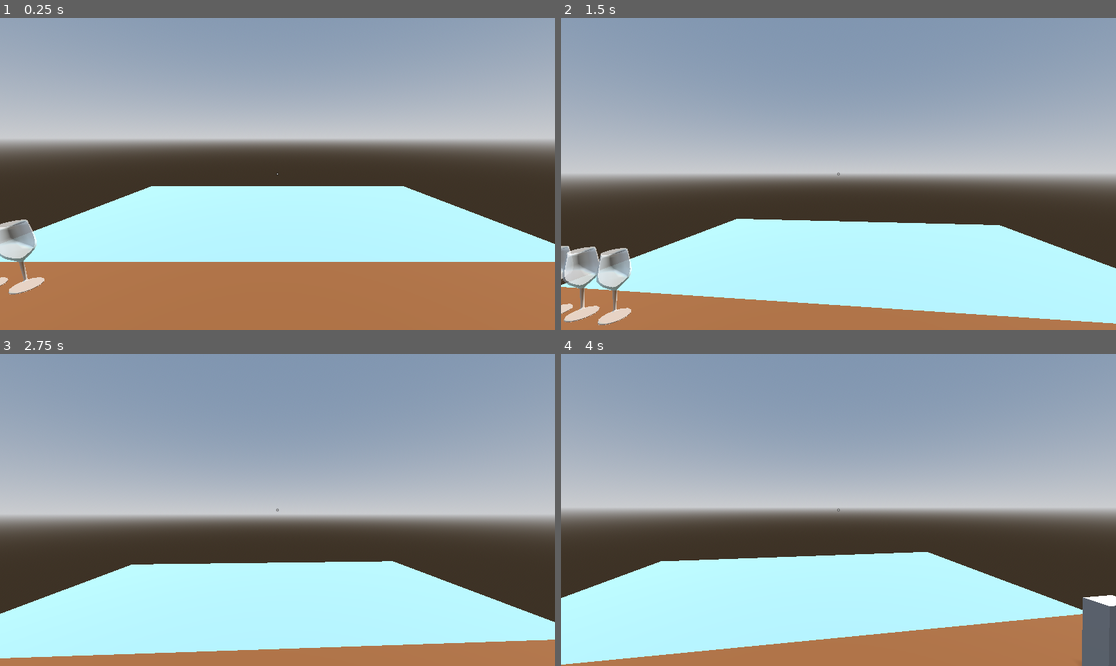
Above: before the commit, frames 1-4 (two rows, left to right).
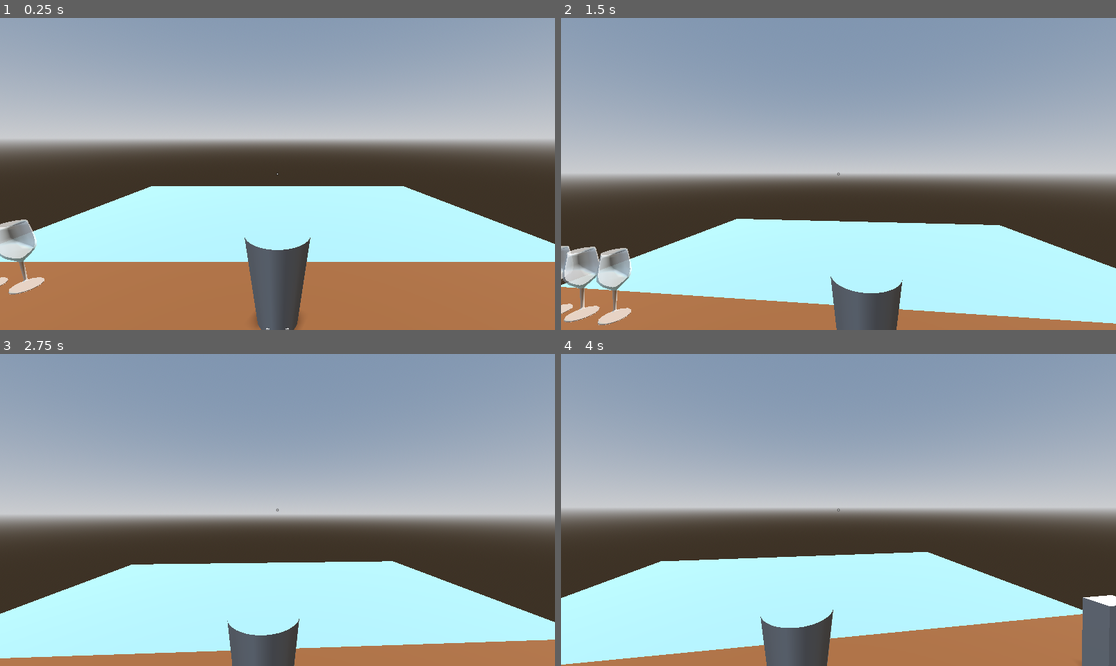
Above: after the commit, the same moments.

Repository: MimiM03/the-crumbling-bar
Game: Godot game, scene res://scenes/game.tscn
The game is run twice, just before and just after one commit, with the same random seed, the same clock (stepped at 60 frames per second) and the same inputs.
Inputs (mouse positions are in pixels of both pictures, inside the frame that each line leads up to):
- Up to frame 1 (0.25 s): no input
- Up to frame 2 (1.5 s): tap Enter at 0.5 s; move the mouse to (866, 174) at 0.52 s; press the mouse at (866, 174) at 0.53 s; hold E (pour_right) 0.53-1.28 s; tap Space at 1.25 s; move the mouse to (810, 174) at 1.27 s; release the mouse at (810, 174) at 1.28 s; hold Q (pour_left) from 1.28 s (still down); click (810, 174) at 1.35 s
- Up to frame 3 (2.75 s): tap Enter at 2 s; move the mouse to (288, 503) at 2.02 s; release Q (pour_left) at 2.03 s; press the mouse at (288, 503) at 2.03 s; hold E (pour_right) from 2.03 s (still down)
- Up to frame 4 (4 s): tap Space at 2.75 s; move the mouse to (832, 516) at 2.77 s; release the mouse at (832, 516) at 2.78 s; click (832, 516) at 2.85 s; tap Enter at 3.5 s; move the mouse to (877, 513) at 3.52 s; release E (pour_right) at 3.53 s; press the mouse at (877, 513) at 3.53 s; hold Q (pour_left) from 3.53 s (still down)

The runs differ from the first frame. In frame 1, 2.4% of the frame differs, in the area x 44-56%, y 70-100%; in frame 2, 1.5%; in frame 3, 1.3%; in frame 4, 1.6%.

Commit message:
add holding a second object functionality

Diff:
--- a/project.godot
+++ b/project.godot
@@ -21,6 +21,7 @@
 vodka=""
 tequila=""
 pickables=""
+shaker=""
 
 [input]
 
--- a/scenes/base_zone.tscn
+++ b/scenes/base_zone.tscn
@@ -1,6 +1,6 @@
 [gd_scene format=3 uid="uid://md3siaqjarrn"]
 
-[ext_resource type="Script" uid="uid://vbeov6rwhlnm" path="res://base_zone.gd" id="1_jh2d3"]
+[ext_resource type="Script" uid="uid://vbeov6rwhlnm" path="res://scripts/base_zone.gd" id="1_jh2d3"]
 
 [sub_resource type="BoxShape3D" id="BoxShape3D_v7ewf"]
 size = Vector3(0.1, 0.38, 0.2)
--- a/scenes/game.tscn
+++ b/scenes/game.tscn
@@ -9,6 +9,7 @@
 [ext_resource type="PackedScene" uid="uid://md3siaqjarrn" path="res://scenes/base_zone.tscn" id="5_u5sy4"]
 [ext_resource type="PackedScene" uid="uid://cv1fe051vudkb" path="res://scenes/mixer.tscn" id="6_p57ef"]
 [ext_resource type="PackedScene" uid="uid://bn7kukftnjmaq" path="res://scenes/tequila_bottle.tscn" id="6_vtaks"]
+[ext_resource type="PackedScene" uid="uid://bn7evjvrvuttf" path="res://scenes/shaker.tscn" id="10_vtaks"]
 
 [sub_resource type="ProceduralSkyMaterial" id="ProceduralSkyMaterial_lnu2h"]
 sky_horizon_color = Color(0.66224277, 0.6717428, 0.6867428, 1)
@@ -104,3 +105,10 @@
 
 [node name="Mixer4" parent="Drinks/Mixers" unique_id=263563524 instance=ExtResource("6_p57ef")]
 transform = Transform3D(1, 0, 0, 0, 1, 0, 0, 0, 1, 3.0879192, 1.1549826, 1.3670855)
+
+[node name="Shaker Zone" parent="." unique_id=1067120921 instance=ExtResource("5_u5sy4")]
+transform = Transform3D(0.99, 0, 0, 0, 0.99, 0, 0, 0, 0.99, 0, 1.2310721, 0.9700285)
+required_group = "shaker"
+
+[node name="Shaker" parent="Shaker Zone" unique_id=2091606909 groups=["shaker"] instance=ExtResource("10_vtaks")]
+transform = Transform3D(1.010101, 0, 0, 0, 1.010101, 0, 0, 0, 1.010101, 0, 0, 0)
--- a/scenes/player.tscn
+++ b/scenes/player.tscn
@@ -1,6 +1,6 @@
 [gd_scene format=3 uid="uid://cnmb3r1hin7wo"]
 
-[ext_resource type="Script" uid="uid://d73ovnbj3xed" path="res://scenes/player.gd" id="1_3vyb7"]
+[ext_resource type="Script" uid="uid://d73ovnbj3xed" path="res://scripts/player.gd" id="1_3vyb7"]
 [ext_resource type="Texture2D" uid="uid://dv86jne51it7v" path="res://assets/crosshair001.png" id="2_g2els"]
 
 [sub_resource type="CapsuleMesh" id="CapsuleMesh_u8vuu"]
@@ -52,3 +52,7 @@
 [node name="CarryObjectRightMarker" type="Marker3D" parent="." unique_id=797763015]
 unique_name_in_owner = true
 transform = Transform3D(-4.371139e-08, 0, 1, 0, 1, 0, -1, 0, -4.371139e-08, 0.3983516, 0.55622315, -0.9508406)
+
+[node name="CarryObjectLeftMarker" type="Marker3D" parent="." unique_id=1446667859]
+unique_name_in_owner = true
+transform = Transform3D(-4.371139e-08, 0, 1, 0, 1, 0, -1, 0, -4.371139e-08, -0.33252746, 0.55622315, -0.9508406)
--- /dev/null
+++ b/scenes/shaker.tscn
@@ -0,0 +1,19 @@
+[gd_scene format=3 uid="uid://bn7evjvrvuttf"]
+
+[sub_resource type="CylinderMesh" id="CylinderMesh_7fpgt"]
+top_radius = 0.15
+bottom_radius = 0.1
+height = 0.45
+cap_top = false
+
+[sub_resource type="CylinderShape3D" id="CylinderShape3D_2al81"]
+height = 0.45
+radius = 0.2
+
+[node name="Shaker" type="Area3D" unique_id=2091606909 groups=["pickables"]]
+
+[node name="MeshInstance3D" type="MeshInstance3D" parent="." unique_id=448471451]
+mesh = SubResource("CylinderMesh_7fpgt")
+
+[node name="CollisionShape3D" type="CollisionShape3D" parent="." unique_id=2130018324]
+shape = SubResource("CylinderShape3D_2al81")
--- a/scenes/player.gd
+++ b/scripts/player.gd
@@ -4,11 +4,13 @@
 
 const SPEED = 5.0
 const MOUSE_SENSITIVITY = 0.1
+enum Target {ZONE, PICKABLE}
 
 @onready var camera: Camera3D = $Camera3D
 var pitch := 0.0
 var yaw := 0.0
 var pickedObjectRight: Area3D
+var pickedObjectLeft: Area3D
 var mouse_visible := false
 
 func _ready() -> void:
@@ -18,12 +20,18 @@
 func _input(event):
 	# Handle mouse interaction (left button)
 	if event.is_action_pressed("pick"):
-		if pickedObjectRight:
-			drop_object()
-		else:
-			var target = get_pointed_object()
-			if target:
-				pick_up_object(target)
+		#if clicked - check if zone vs pickable
+		var target = ZoneOrPickable()
+		print(target)
+		# if zone - check if holding smth
+		if target == Target.ZONE:
+			if pickedObjectRight:
+				drop_object()
+		#if pickable - check if u can pick up
+		elif target == Target.PICKABLE:
+			var object = get_pointed_object()
+			if object:
+				pick_up_object(object)
 
 	# Handle mouse visibility in game
 	if event.is_action_pressed("mouse_vis"):
@@ -52,14 +60,21 @@
 	var direction := Input.get_axis("left", "right")
 	velocity.x = direction * SPEED
 
+	var rotation_speed =  deg_to_rad(135) / 0.25
 	# Handle pouring (Q left hand/E right hand):
-	# TODO: add Q: left hand
 	if pickedObjectRight:
 		if Input.is_action_pressed("pour_right"):
-			pickedObjectRight.rotation.x = move_toward(pickedObjectRight.rotation.x, deg_to_rad(-135), deg_to_rad(135) / 0.3 * delta)
+			pickedObjectRight.rotation.x = move_toward(pickedObjectRight.rotation.x, deg_to_rad(-135),  rotation_speed * delta)
 		else:
 			# Return to upright (0 degrees)
-			pickedObjectRight.rotation.x = move_toward(pickedObjectRight.rotation.x, 0, deg_to_rad(135) / 0.3 * delta)
+			pickedObjectRight.rotation.x = move_toward(pickedObjectRight.rotation.x, 0, rotation_speed * delta)
+	if pickedObjectLeft:
+		if Input.is_action_pressed("pour_left"):
+			pickedObjectLeft.rotation.x = move_toward(pickedObjectLeft.rotation.x, deg_to_rad(135),  rotation_speed * delta)
+		else:
+			# Return to upright (0 degrees)
+			pickedObjectLeft.rotation.x = move_toward(pickedObjectLeft.rotation.x, 0, rotation_speed * delta)
+
 
 	move_and_slide()
 
@@ -69,34 +84,52 @@
 		var hit = $Camera3D/RayCast3D.get_collider()
 		print(hit)
 
-		# can only pick up if object is packable
+		# can only pick up if object is pickable
 		if hit.is_in_group("pickables"):
-			print("found")
+			print("Picked up")
 			return hit
 	return null
 
 # Handles picking up an object
 func pick_up_object(object):
+	var directionRight: bool
+	# if hands empty - pick up with right hand
+	if !pickedObjectRight and !pickedObjectLeft:
+		directionRight = true
+	# if right hand full, left hand empty - pick up with left hand
+	elif !pickedObjectLeft:
+		directionRight = false
+	else:
+		return
+
 	# Make the zone empty
 	var parent = object.get_parent()
 	print(parent)
 	if parent.has_method("release_object"):
 		parent.release_object()
 
+
 	# Fix position and parent
 	object.reparent(self)
 	$Camera3D/RayCast3D.add_exception(object)
-	object.global_position = %CarryObjectRightMarker.global_position
-	object.global_rotation = %CarryObjectRightMarker.global_rotation
+	if directionRight:
+		object.global_position = %CarryObjectRightMarker.global_position
+		object.global_rotation = %CarryObjectRightMarker.global_rotation
+		await get_tree().create_timer(0.1).timeout
+		pickedObjectRight = object
+	else:
+		object.global_position = %CarryObjectLeftMarker.global_position
+		object.global_rotation = %CarryObjectLeftMarker.global_rotation
+		await get_tree().create_timer(0.1).timeout
+		pickedObjectLeft = object
 
-	await get_tree().create_timer(0.1).timeout
-	pickedObjectRight = object
+
 	print("Obejct picked:" )
 	print(pickedObjectRight)
 
 # Handles putting down an object
 func drop_object():
-	if !pickedObjectRight: return
+	if !pickedObjectRight and !pickedObjectLeft: return
 
 	# Check if the zone is the correct
 	var zone = get_nearby_zone()
@@ -122,3 +155,14 @@
 		if hit_collider.has_method("can_accept"):
 			return hit_collider
 	return null
+
+
+func ZoneOrPickable():
+	if $Camera3D/RayCast3D.is_colliding():
+		var hit_collider = $Camera3D/RayCast3D.get_collider()
+
+		if hit_collider.has_method("can_accept"):
+			return Target.ZONE
+		elif hit_collider.is_in_group("pickables"):
+			return Target.PICKABLE
+	return null
Renamed: base_zone.gd -> scripts/base_zone.gd
Renamed: base_zone.gd.uid -> scripts/base_zone.gd.uid
Renamed: scenes/player.gd.uid -> scripts/player.gd.uid
